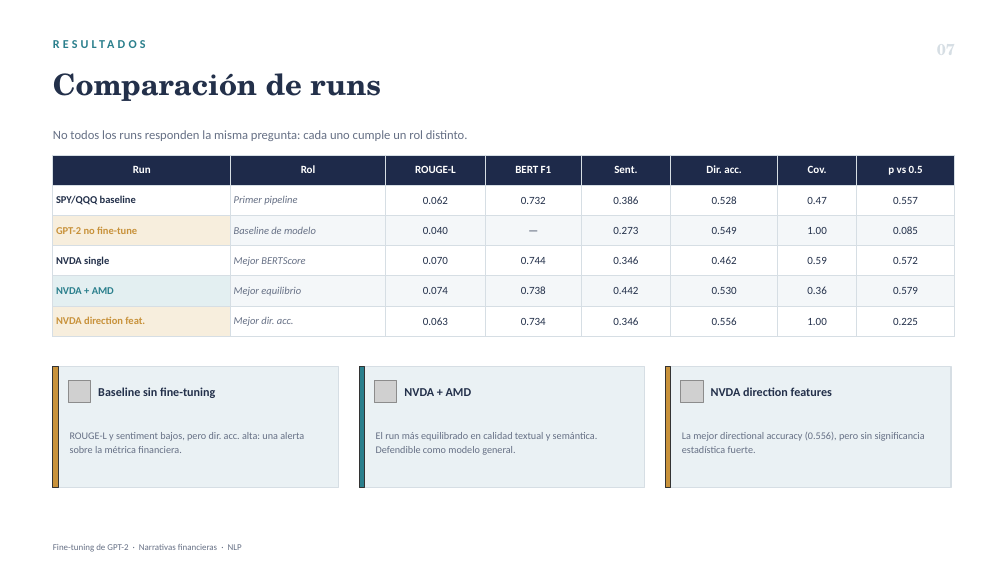
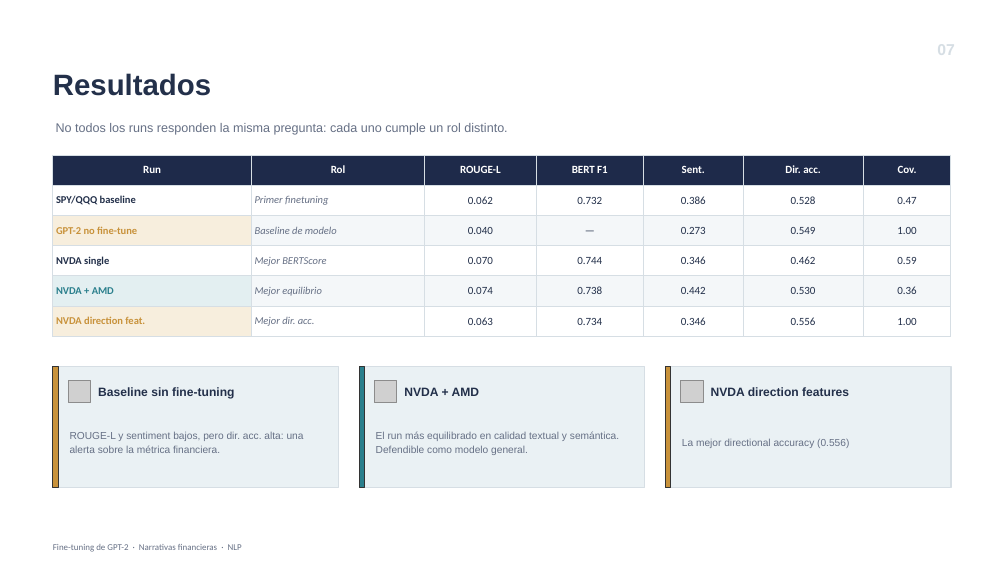
Before and after one commit to LucianoRielo/news-ai-generator, a slide deck: slide 8 of presentacion_nlp_finanzas.pptx (slide 7 before the commit). Drawn at 1008x567 pixels with LibreOffice and Linux fonts; fonts in the diff are those of the drawing; grey boxes stand for pictures. Boxes give left, top, right and bottom in pixels: in the first picture for what was removed or moved away, otherwise in the second. Text is boxed around its words. In the diff, an @@ line names an element or a change of style, - is before the commit and + after.

```diff
--- a/presentacion_nlp_finanzas.pptx
+++ b/presentacion_nlp_finanzas.pptx
@@ text removed at (53,32,771,56) @@
-RESULTADOS
@@ text at (53,73,211,96): text changed; font TeX Gyre Schola to Arial @@
-Comparación de runs
+Resultados
@@ font Calibri to Arial in 6 elements at (98,387,234,398), (70,432,304,453), (404,387,480,396), (376,432,619,455), (711,387,849,396), (56,123,507,135) @@
@@ text "No todos los runs responden ...": place and size @@
-text "No todos los runs responden ..." at (53,130,468,141)
+text "No todos los runs responden ..." at (56,123,507,135)
@@ table at (53,155,952,337) @@
-column 2, row 2: Primer pipeline
+column 2, row 2: Primer finetuning
-column 8: p vs 0.5 | 0.557 | 0.085 | 0.572 | 0.579 | 0.225
@@ text at (682,439,849,448): text changed; font Calibri to Arial @@
-La mejor directional accuracy (0.556), pero sin significancia estadística fuerte.
+La mejor directional accuracy (0.556)
```
Also in this commit, not shown: 8 other slides changed, 1 slide added, 1 slide removed, 1 other file.
